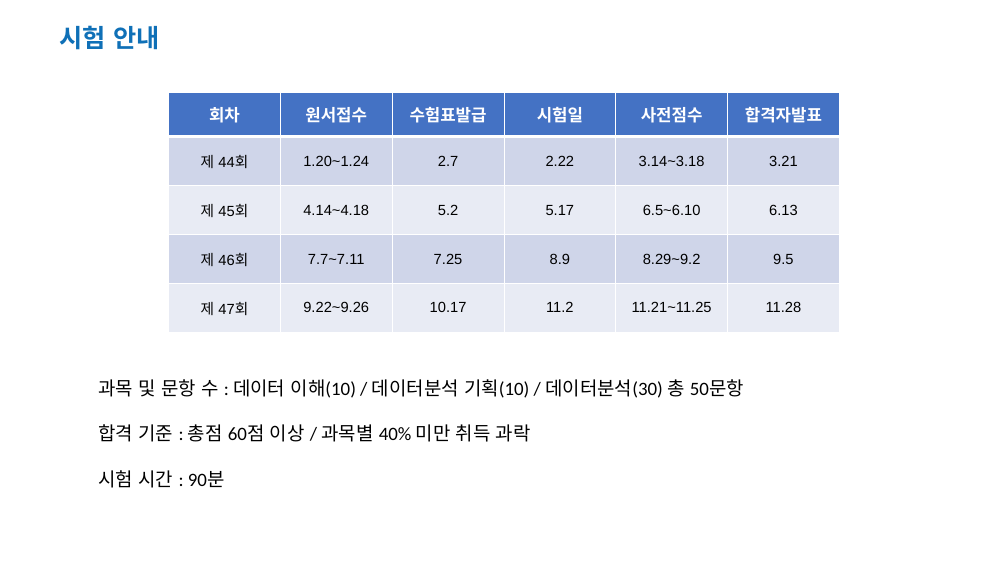
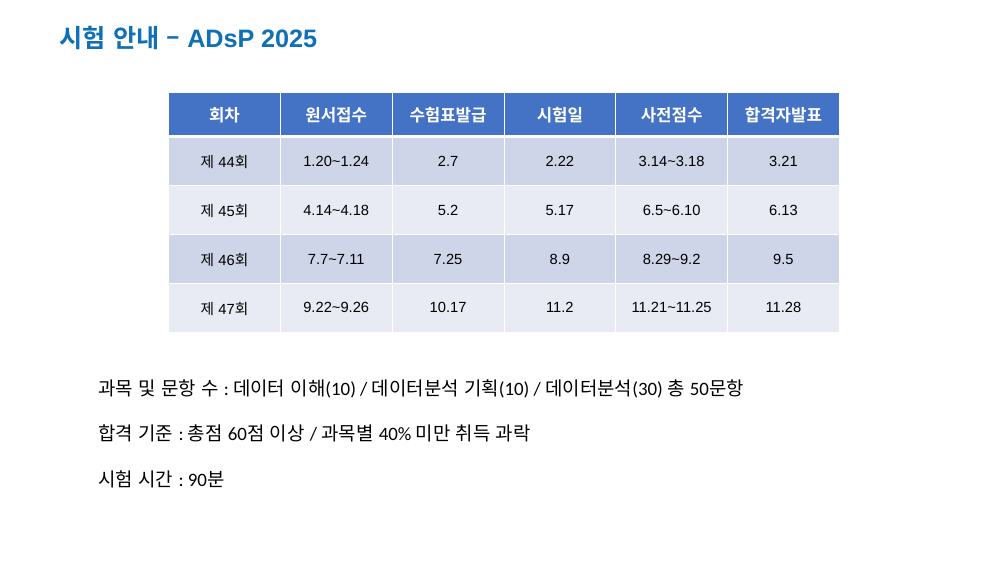
Before and after one commit to JeongSooNa/JeongSooNa-Docs, a slide deck: slide 4 of docs/Korea_IT_Academy-ADsP/ADsP_2025_1.pptx. Drawn at 1008x567 pixels with LibreOffice and Linux fonts; fonts in the diff are those of the drawing; background and template pictures are left out. Boxes give left, top, right and bottom in pixels: in the first picture for what was removed or moved away, otherwise in the second. Text is boxed around its words. In the diff, an @@ line names an element or a change of style, - is before the commit and + after.

```diff
--- a/docs/Korea_IT_Academy-ADsP/ADsP_2025_1.pptx
+++ b/docs/Korea_IT_Academy-ADsP/ADsP_2025_1.pptx
@@ text at (x1=60, y1=25, x2=317, y2=50): text changed @@
-시험 안내
+시험 안내 – ADsP 2025
```
Also in this commit, not shown: 2 other slides changed.
